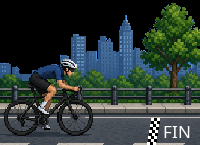
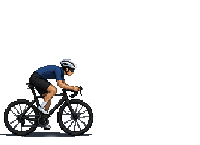
Layer changes from the first 200 x 145 image to the second:
hid "Ebene #1" over [147, 118, 190, 145]
hid "ChatGPT Image 27. Juni 2026, 23_10_11.png" over [0, 3, 200, 145]
hid "Ebene" over [0, 0, 200, 145]
